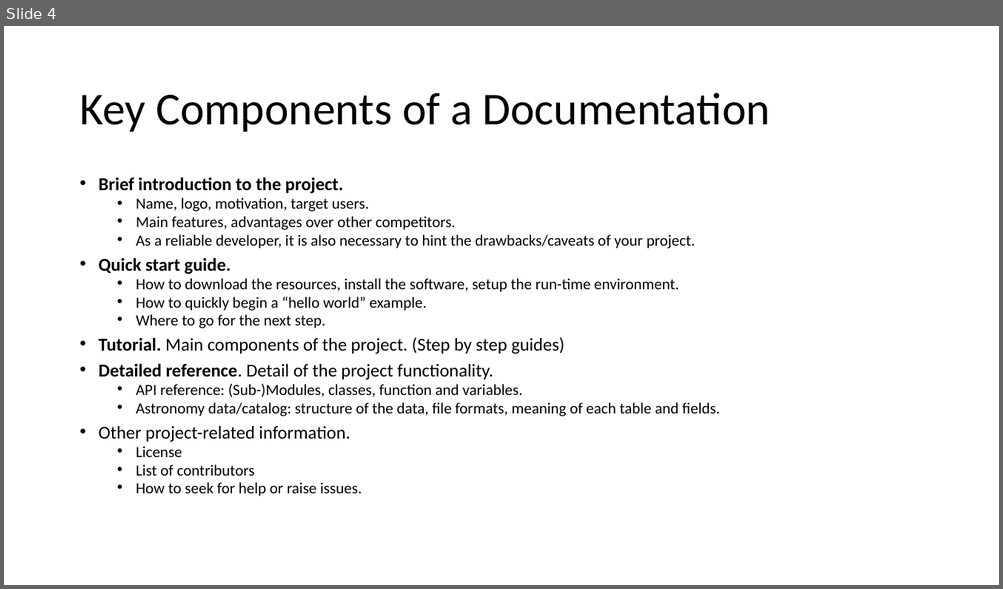
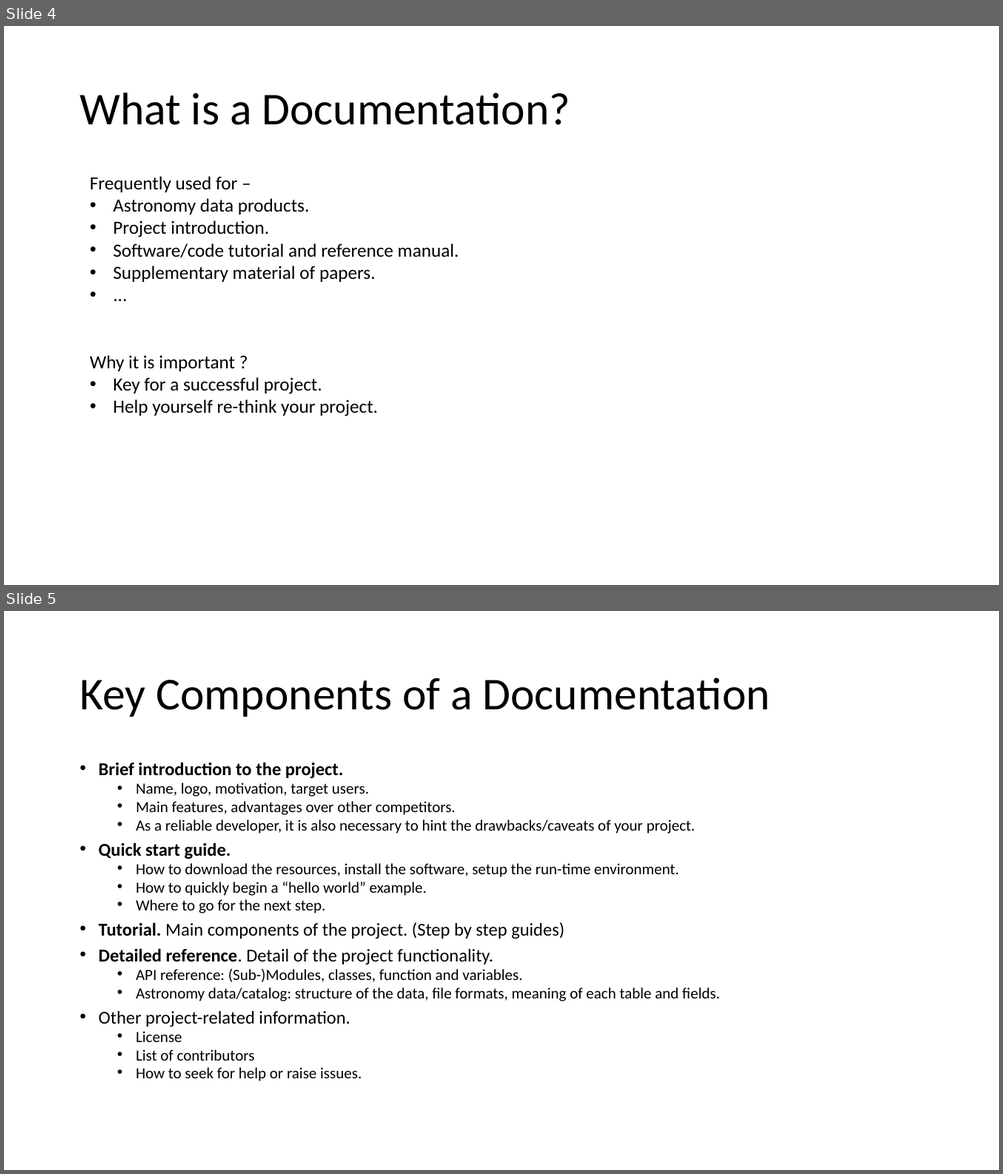
Before and after one commit to ChenYangyao/project-astro-hammer, a slide deck: docs/usage/project-management/src/document/Ch1.2-document.pptx. Shown one above the other, each under a label of ours: slide 4 before the commit, slides 4 and 5 after it. The pictures are 1003x589 and 1003x1174 pixels, drawn with LibreOffice and Linux fonts; fonts in the diff are those of the drawing. Boxes give left, top, right and bottom in pixels: in the first picture for what was removed or moved away, otherwise in the second. Text is boxed around its words. In the diff, an @@ line names an element or a change of style, - is before the commit and + after.

```diff
--- a/docs/usage/project-management/src/document/Ch1.2-document.pptx
+++ b/docs/usage/project-management/src/document/Ch1.2-document.pptx
@@ slide 4 added at [4,26,999,585], background #FFFFFF @@
@@ title added at [79,93,571,125], 44 pt, text #000000 @@
+What is a Documentation?
@@ text added at [90,176,459,417], 18 pt, text #000000 @@
+Frequently used for –
+• Astronomy data products.
+• Project introduction.
+• Software/code tutorial and reference manual.
+• Supplementary material of papers.
+• ...
+Why it is important ?
+• Key for a successful project.
+• Help yourself re-think your project.
@@ what was slide 4 is now slide 5 @@
```
Also in this commit, not shown: 4 slides changed, 1 other file.
